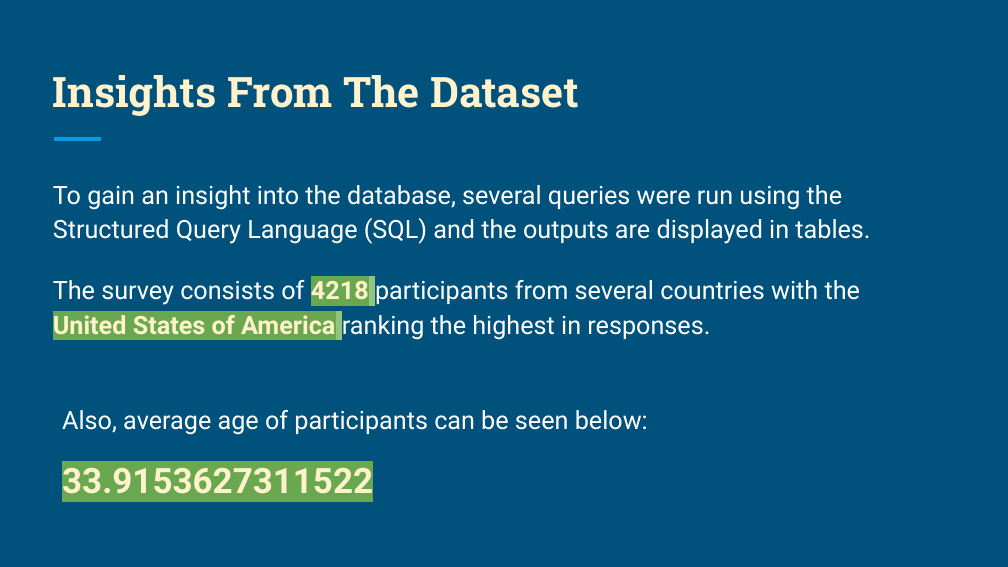
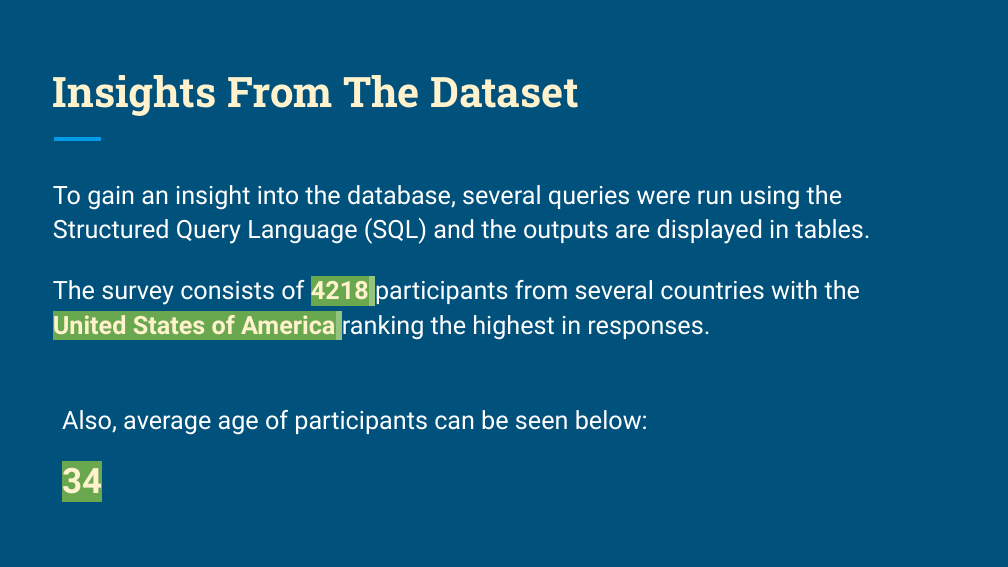
Before and after one commit to Mikingsley02/Delta-Team, a slide deck: slide 5 of THE ADA PROJECT TEAM DELTA - DATA TRACK.pptx. Drawn at 1008x567 pixels with LibreOffice and Linux fonts; fonts in the diff are those of the drawing. Boxes give left, top, right and bottom in pixels: in the first picture for what was removed or moved away, otherwise in the second. Text is boxed around its words. In the diff, an @@ line names an element or a change of style, - is before the commit and + after.

```diff
--- a/THE ADA PROJECT TEAM DELTA - DATA TRACK.pptx
+++ b/THE ADA PROJECT TEAM DELTA - DATA TRACK.pptx
@@ text at bbox=[62, 460, 102, 494]: text changed @@
-33.9153627311522
+34
```
Also in this commit, not shown: 5 other slides changed, 3 slides added, 2 slides removed.
